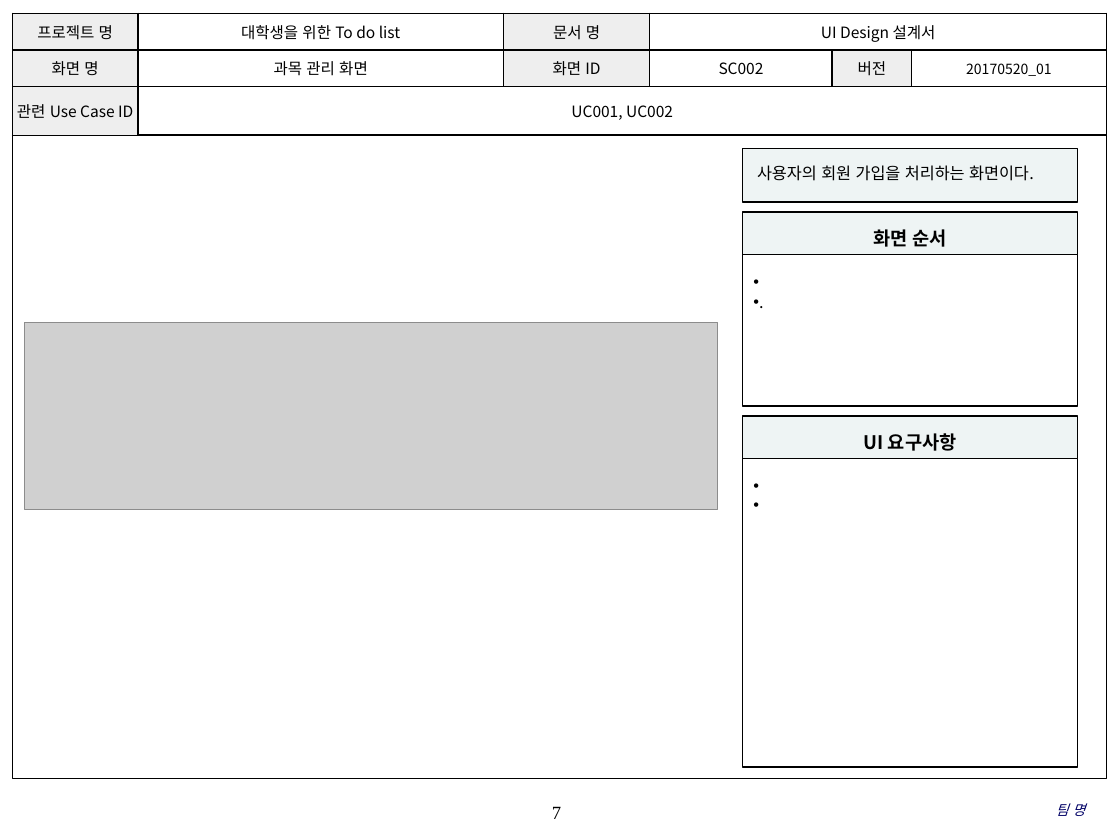
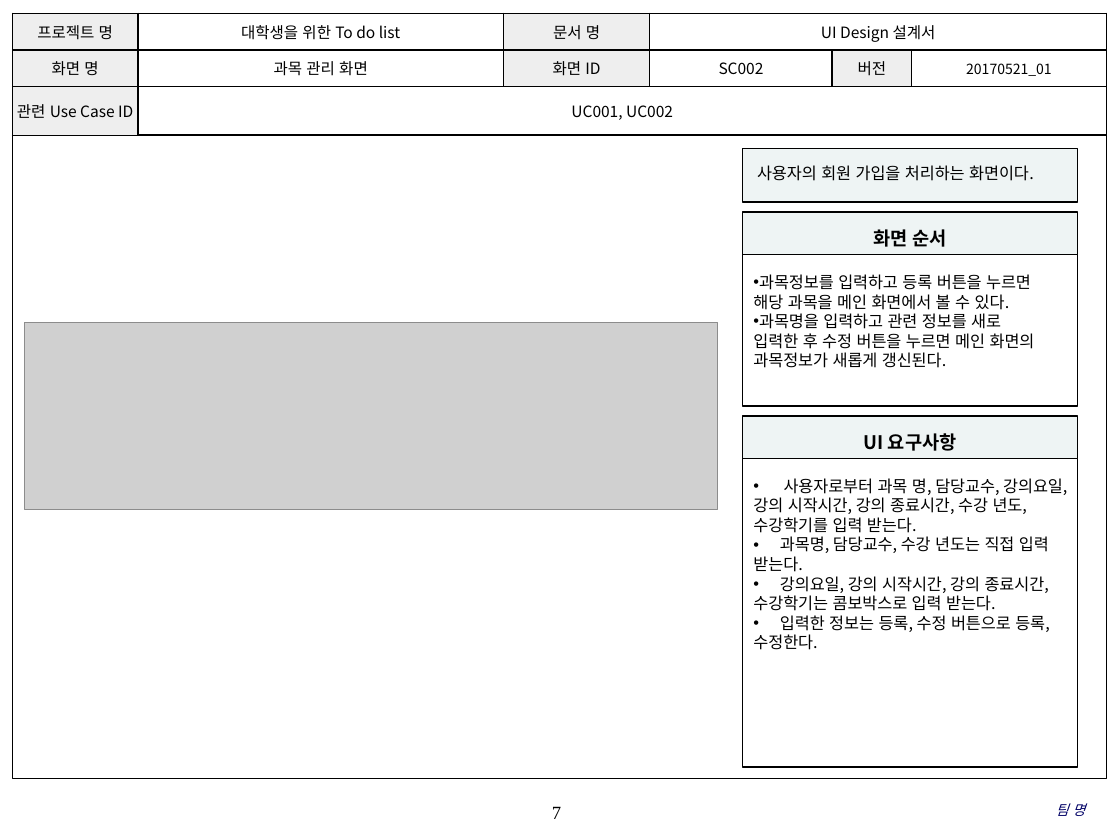
Before and after one commit to SE-admin/SE2017_4_tuna, a slide deck: slide 7 of doc/3_ 설계서/UI Design 설계서.pptx. Drawn at 1120x840 pixels with LibreOffice and Linux fonts; fonts in the diff are those of the drawing; grey boxes stand for pictures; background and template pictures are left out. Boxes give left, top, right and bottom in pixels: in the first picture for what was removed or moved away, otherwise in the second. Text is boxed around its words. In the diff, an @@ line names an element or a change of style, - is before the commit and + after.

Commit message:
doc/3_ 설계서/UI Design 설계서.pptx UI Design 설계서_4_tuna_박근혜_20170521_01 메인 화면, 과목 관리 화면 UI Design 작성

```diff
--- a/doc/3_ 설계서/UI Design 설계서.pptx
+++ b/doc/3_ 설계서/UI Design 설계서.pptx
@@ table at box(12, 13, 1107, 129) @@
-row 2, column 6: 20170520_01
+row 2, column 6: 20170521_01
@@ text in rectangle at box(753, 274, 1035, 368): text changed @@
-• .
+• 과목정보를 입력하고 등록 버튼을 누르면
+해당 과목을 메인 화면에서 볼 수 있다.
+• 과목명을 입력하고 관련 정보를 새로
+입력한 후 수정 버튼을 누르면 메인 화면의
+과목정보가 새롭게 갱신된다.
@@ text in rectangle at box(753, 478, 1067, 650): text added @@
+• 사용자로부터 과목 명, 담당교수, 강의요일,
+강의 시작시간, 강의 종료시간, 수강 년도,
+수강학기를 입력 받는다.
+• 과목명, 담당교수, 수강 년도는 직접 입력
+받는다.
+• 강의요일, 강의 시작시간, 강의 종료시간,
+수강학기는 콤보박스로 입력 받는다.
+• 입력한 정보는 등록, 수정 버튼으로 등록,
+수정한다.
```
Also in this commit, not shown: 12 other slides changed.
